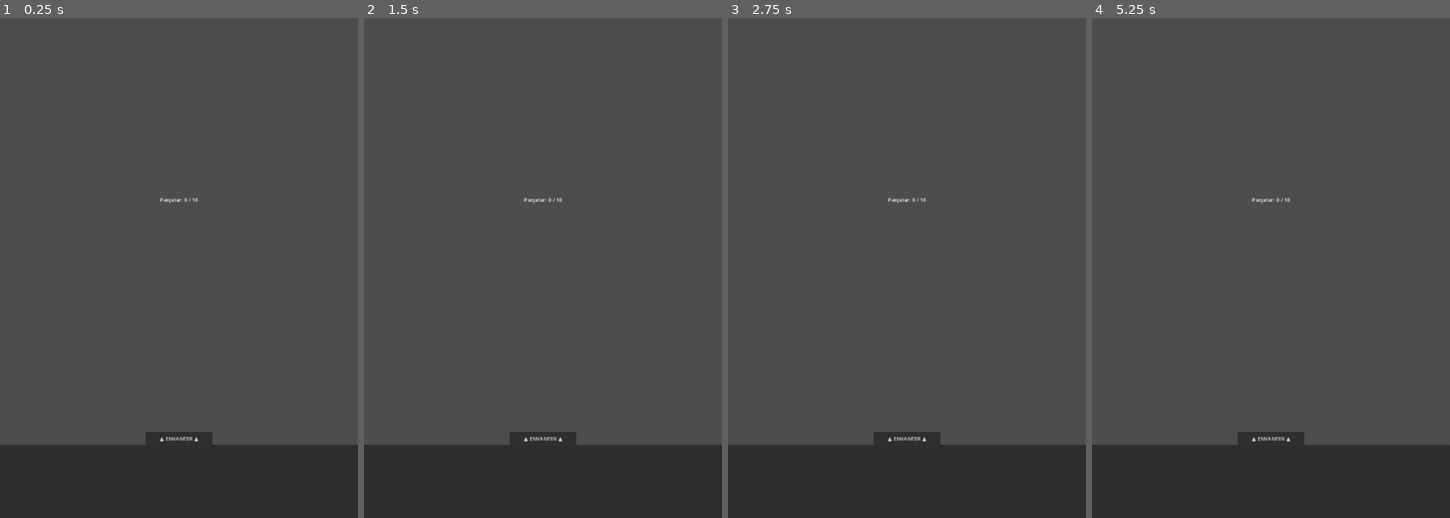
Above: before the commit, frames 1-4 (left to right).
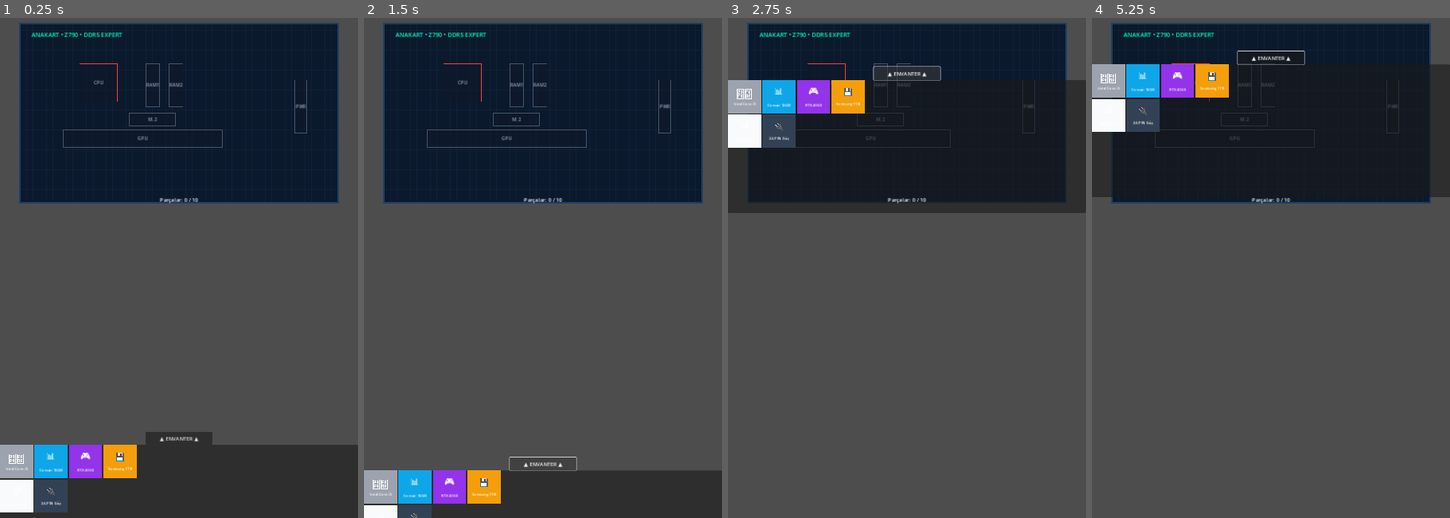
Above: after the commit, the same moments.

Repository: ahmetseliim/pc-build-sim
Game: Godot game, scene res://src/scenes/main/Main.tscn
Two runs of this game, one before a commit and one after it. Both use one fixed random seed, a clock stepped at 60 frames per second and the inputs below.
Inputs (mouse positions are in pixels of both pictures, inside the frame that each line leads up to):
- Up to frame 1 (0.25 s): no input
- Up to frame 2 (1.5 s): click "▲ ENVANTER ▲" at 0.5 s; click "▲ ENVANTER ▲" at 1.25 s
- Up to frame 3 (2.75 s): click "▲ ENVANTER ▲" at 2 s
- Up to frame 4 (5.25 s): tap Enter at 2.75, 4.25 s; move the mouse to (1349, 168) at 2.77 s; click (1349, 168) at 2.92 s; tap Space at 3.5, 5 s; drag from (1199, 233) to (1253, 328) at 3.52 s; move the mouse to (1306, 58) at 4.27 s; click (1306, 58) at 4.42 s; drag from (1253, 328) to (1163, 103) at 5.02 s

The runs differ from the first frame. In frame 1, 36% of the frame differs, in the area x 0-95%, y 0-99%; in frame 2, 40%; in frame 3, 52%, in the area x 0-100%, y 0-100%; in frame 4, 50%.

Commit message:
Görsel güncelleme: HTML CSS stili Godot'a taşındı, Drag & Drop hataları giderildi

Diff:
--- a/project.godot
+++ b/project.godot
@@ -3,8 +3,8 @@
 ; since the parameters that go here are not all obvious.
 ;
 ; Format:
-;   [section]
-;   key=value
+;   [section] ; section goes between []
+;   param=value ; assign values to parameters
 
 config_version=5
 
@@ -33,7 +33,6 @@
 [input_devices]
 
 pointing/emulate_touch_from_mouse=true
-pointing/emulate_mouse_from_touch=true
 
 [rendering]
 
--- a/src/autoload/InventoryManager.gd
+++ b/src/autoload/InventoryManager.gd
@@ -4,6 +4,49 @@
 # Kullanıcının sahip olduğu bilgisayar parçalarını yönetir.
 
 var available_parts: Array[Resource] = []
+
+func _ready() -> void:
+	var cpu = preload("res://src/resources/CPUData.gd").new()
+	cpu.part_name = "Intel Core i5"
+	cpu.part_type = "cpu"
+	cpu.bg_color = Color("#9ca3af")
+	cpu.icon_text = "⏹️"
+	add_part(cpu)
+
+	var ram = preload("res://src/resources/ComponentData.gd").new()
+	ram.part_name = "Corsair 16GB"
+	ram.part_type = "ram"
+	ram.bg_color = Color("#0ea5e9")
+	ram.icon_text = "📊"
+	add_part(ram)
+
+	var gpu = preload("res://src/resources/GPUData.gd").new()
+	gpu.part_name = "RTX 4060"
+	gpu.part_type = "gpu"
+	gpu.bg_color = Color("#9333ea")
+	gpu.icon_text = "🎮"
+	add_part(gpu)
+
+	var m2 = preload("res://src/resources/ComponentData.gd").new()
+	m2.part_name = "Samsung 1TB"
+	m2.part_type = "m2"
+	m2.bg_color = Color("#f59e0b")
+	m2.icon_text = "💾"
+	add_part(m2)
+
+	var cmos = preload("res://src/resources/ComponentData.gd").new()
+	cmos.part_name = "CR2032 Pil"
+	cmos.part_type = "cmos"
+	cmos.bg_color = Color("#f8fafc")
+	cmos.icon_text = "🪙"
+	add_part(cmos)
+
+	var power = preload("res://src/resources/ComponentData.gd").new()
+	power.part_name = "24-PIN Güç"
+	power.part_type = "power"
+	power.bg_color = Color("#334155")
+	power.icon_text = "🔌"
+	add_part(power)
 
 # Parça ekler
 func add_part(part: Resource) -> void:
--- a/src/resources/ComponentData.gd
+++ b/src/resources/ComponentData.gd
@@ -12,3 +12,5 @@
 @export var icon: Texture2D
 @export var description: String = ""
 @export var is_cable: bool = false
+@export var bg_color: Color = Color(0.2, 0.2, 0.2, 1.0)
+@export var icon_text: String = ""
--- a/src/scenes/inventory/InventoryDrawer.gd
+++ b/src/scenes/inventory/InventoryDrawer.gd
@@ -18,6 +18,7 @@
 	position.y = drawer_closed_y
 	drawer_handle.pressed.connect(_toggle_drawer)
 	EventBus.inventory_updated.connect(_refresh_items)
+	_refresh_items()
 
 func _toggle_drawer() -> void:
 	is_open = !is_open
@@ -34,8 +35,8 @@
 	for part: Resource in InventoryManager.available_parts:
 		var slot_scene: PackedScene = preload("res://src/scenes/inventory/InventorySlot.tscn")
 		var slot: Control = slot_scene.instantiate()
+		item_grid.add_child(slot)
 		slot.setup(part as ComponentData)
-		item_grid.add_child(slot)
 
 func open_drawer() -> void:
 	if not is_open:
--- a/src/scenes/inventory/InventorySlot.gd
+++ b/src/scenes/inventory/InventorySlot.gd
@@ -1,15 +1,21 @@
 class_name InventorySlot
-extends TextureRect
+extends ColorRect
 
 # Envanter slotu
 # Sürüklenebilir parça temsili.
 
 var item_data: ComponentData = null
 
+@onready var icon_label: Label = $VBox/IconLabel
+@onready var name_label: Label = $VBox/NameLabel
+
 func setup(data: ComponentData) -> void:
 	item_data = data
-	if data.texture:
-		texture = data.texture
+	color = data.bg_color
+
+	icon_label.text = data.icon_text
+	name_label.text = data.part_name
+
 	tooltip_text = data.part_name
 
 # Sürükleme başlatıldığında çağrılır
@@ -18,10 +24,27 @@
 		return null
 
 	# Sürükleme önizlemesi oluştur
-	var preview: TextureRect = TextureRect.new()
-	preview.texture = texture
-	preview.expand_mode = TextureRect.EXPAND_IGNORE_SIZE
+	var preview = ColorRect.new()
+	preview.color = item_data.bg_color
 	preview.custom_minimum_size = Vector2(80, 80)
+
+	var v_box = VBoxContainer.new()
+	v_box.set_anchors_preset(PRESET_FULL_RECT)
+	v_box.alignment = BoxContainer.ALIGNMENT_CENTER
+	preview.add_child(v_box)
+
+	var lbl_icon = Label.new()
+	lbl_icon.text = item_data.icon_text
+	lbl_icon.add_theme_font_size_override("font_size", 20)
+	lbl_icon.horizontal_alignment = HORIZONTAL_ALIGNMENT_CENTER
+	v_box.add_child(lbl_icon)
+
+	var lbl_name = Label.new()
+	lbl_name.text = item_data.part_name
+	lbl_name.add_theme_font_size_override("font_size", 10)
+	lbl_name.horizontal_alignment = HORIZONTAL_ALIGNMENT_CENTER
+	v_box.add_child(lbl_name)
+
 	preview.modulate = Color(1, 1, 1, 0.7)
 	set_drag_preview(preview)
 
--- a/src/scenes/inventory/InventorySlot.tscn
+++ b/src/scenes/inventory/InventorySlot.tscn
@@ -1,9 +1,33 @@
-[gd_scene load_steps=2 format=3]
+[gd_scene load_steps=2 format=3 uid="uid://d1m2x3n4p5q6"]
 
 [ext_resource type="Script" path="res://src/scenes/inventory/InventorySlot.gd" id="1_invslot"]
 
-[node name="InventorySlot" type="TextureRect"]
-custom_minimum_size = Vector2(120, 120)
+[node name="InventorySlot" type="ColorRect"]
+custom_minimum_size = Vector2(100, 100)
+offset_right = 100.0
+offset_bottom = 100.0
+color = Color(0.2, 0.2, 0.2, 1)
 script = ExtResource("1_invslot")
-expand_mode = 1
-stretch_mode = 5
+
+[node name="VBox" type="VBoxContainer" parent="."]
+layout_mode = 1
+anchors_preset = 15
+anchor_right = 1.0
+anchor_bottom = 1.0
+grow_horizontal = 2
+grow_vertical = 2
+mouse_filter = 2
+alignment = 1
+
+[node name="IconLabel" type="Label" parent="VBox"]
+layout_mode = 2
+theme_override_font_sizes/font_size = 28
+horizontal_alignment = 1
+vertical_alignment = 1
+
+[node name="NameLabel" type="Label" parent="VBox"]
+layout_mode = 2
+theme_override_font_sizes/font_size = 11
+horizontal_alignment = 1
+vertical_alignment = 1
+autowrap_mode = 2
--- a/src/scenes/main/Main.tscn
+++ b/src/scenes/main/Main.tscn
@@ -1,4 +1,4 @@
-[gd_scene load_steps=6 format=3]
+[gd_scene load_steps=6 format=3 uid="uid://dgjihn7ofd0kh"]
 
 [ext_resource type="Script" path="res://src/scenes/main/Main.gd" id="1_main"]
 [ext_resource type="PackedScene" path="res://src/scenes/workbench/Workbench.tscn" id="2_wb"]
--- a/src/scenes/ui/HUD.tscn
+++ b/src/scenes/ui/HUD.tscn
@@ -11,6 +11,7 @@
 anchor_bottom = 1.0
 grow_horizontal = 2
 grow_vertical = 2
+mouse_filter = 2
 theme_override_constants/margin_left = 20
 theme_override_constants/margin_top = 20
 theme_override_constants/margin_right = 20
@@ -18,6 +19,7 @@
 
 [node name="VBoxContainer" type="VBoxContainer" parent="MarginContainer"]
 layout_mode = 2
+mouse_filter = 2
 alignment = 1
 
 [node name="StatusLabel" type="Label" parent="MarginContainer/VBoxContainer"]
--- a/src/scenes/workbench/Motherboard.gd
+++ b/src/scenes/workbench/Motherboard.gd
@@ -3,18 +3,55 @@
 
 # Anakart yöneticisi
 # Slotları ve parça yerleştirme mantığını yönetir.
+# CSS benzeri çizim işlemlerini yapar.
 
-# Slot referansları - sahnede oluşturulacak
 var slots: Array[Node] = []
+var board_size: Vector2 = Vector2(960, 540)
+var corner_radius: float = 12.0
+var border_width: float = 4.0
 
 func _ready() -> void:
-	# Tüm alt slot düğümlerini topla
-	for child in get_children():
-		if child is Area2D:
-			slots.append(child)
+	# Tüm alt slot düğümlerini topla (Slots node'u içindekiler)
+	if has_node("Slots"):
+		for child in $Slots.get_children():
+			if child is MotherboardSlot:
+				slots.append(child)
 
 	# EventBus bağlantıları
 	EventBus.part_installed.connect(_on_part_installed)
 
 func _on_part_installed(slot_id: String, part_data: Resource) -> void:
 	print("%s slotuna parça yerleştirildi: %s" % [slot_id, part_data])
+
+func _draw() -> void:
+	var rect = Rect2(Vector2(-board_size.x/2, -board_size.y/2), board_size)
+
+	# 1. Arka plan rengi ve yuvarlak köşeler
+	var bg_color = Color("#0b192c")
+	draw_rect(rect, bg_color) # Yuvarlak köşe için StyleBox da kullanılabilirdi ama basit rect ile başlayalım
+	# Not: Tam yuvarlatılmış köşe için polygon çizilebilir.
+
+	# 2. Izgara çizgileri (Grid pattern)
+	var grid_color = Color(30.0/255.0, 62.0/255.0, 98.0/255.0, 0.2)
+	var step = 20.0
+
+	# Dikey çizgiler
+	var start_x = rect.position.x
+	while start_x <= rect.end.x:
+		draw_line(Vector2(start_x, rect.position.y), Vector2(start_x, rect.end.y), grid_color, 1.0)
+		start_x += step
+
+	# Yatay çizgiler
+	var start_y = rect.position.y
+	while start_y <= rect.end.y:
+		draw_line(Vector2(rect.position.x, start_y), Vector2(rect.end.x, start_y), grid_color, 1.0)
+		start_y += step
+
+	# 3. Kenarlık (Border)
+	var border_color = Color("#1e3e62")
+	draw_rect(rect, border_color, false, border_width)
+
+	# 4. Üst yazı (Motherboard Title)
+	var font = ThemeDB.fallback_font
+	var text_pos = Vector2(rect.position.x + 35, rect.position.y + 40)
+	draw_string(font, text_pos, "ANAKART • Z790 • DDR5 EXPERT", HORIZONTAL_ALIGNMENT_LEFT, -1, 18, Color("#00ffcc"))
--- a/src/scenes/workbench/Motherboard.tscn
+++ b/src/scenes/workbench/Motherboard.tscn
@@ -1,10 +1,65 @@
-[gd_scene load_steps=2 format=3]
+[gd_scene load_steps=4 format=3 uid="uid://c3m7x8n9p2q1"]
 
 [ext_resource type="Script" path="res://src/scenes/workbench/Motherboard.gd" id="1_mb"]
+[ext_resource type="Texture2D" path="res://assets/sprites/motherboard/board.png" id="2_tex"]
+[ext_resource type="PackedScene" path="res://src/scenes/workbench/MotherboardSlot.tscn" id="3_slot"]
 
 [node name="Motherboard" type="Node2D"]
+position = Vector2(540, 700)
 script = ExtResource("1_mb")
 
-[node name="PCB" type="Sprite2D" parent="."]
+[node name="Slots" type="Node2D" parent="."]
 
-[node name="Slots" type="Node2D" parent="."]
+[node name="CPU_Socket" parent="Slots" instance=ExtResource("3_slot")]
+offset_left = -300.0
+offset_top = -150.0
+offset_right = -185.0
+offset_bottom = -35.0
+slot_id = "cpu_socket"
+accepted_type = "cpu"
+slot_label = "CPU"
+
+[node name="RAM_1" parent="Slots" instance=ExtResource("3_slot")]
+offset_left = -100.0
+offset_top = -150.0
+offset_right = -58.0
+offset_bottom = -20.0
+slot_id = "ram_1"
+accepted_type = "ram"
+slot_label = "RAM1"
+
+[node name="RAM_2" parent="Slots" instance=ExtResource("3_slot")]
+offset_left = -30.0
+offset_top = -150.0
+offset_right = 12.0
+offset_bottom = -20.0
+slot_id = "ram_2"
+accepted_type = "ram"
+slot_label = "RAM2"
+
+[node name="GPU_Slot" parent="Slots" instance=ExtResource("3_slot")]
+offset_left = -350.0
+offset_top = 50.0
+offset_right = 130.0
+offset_bottom = 102.0
+slot_id = "gpu_1"
+accepted_type = "gpu"
+slot_label = "GPU"
+
+[node name="M2_Slot" parent="Slots" instance=ExtResource("3_slot")]
+offset_left = -150.0
+offset_top = 0.0
+offset_right = -10.0
+offset_bottom = 38.0
+slot_id = "m2_1"
+accepted_type = "m2"
+slot_label = "M.2"
+
+[node name="ATX_Power" parent="Slots" instance=ExtResource("3_slot")]
+offset_left = 350.0
+offset_top = -100.0
+offset_right = 386.0
+offset_bottom = 60.0
+slot_id = "power_24"
+accepted_type = "power"
+slot_label = "PWR"
--- a/src/scenes/workbench/MotherboardSlot.gd
+++ b/src/scenes/workbench/MotherboardSlot.gd
@@ -1,72 +1,111 @@
 class_name MotherboardSlot
-extends Area2D
+extends Control
 
-# Anakart üzerindeki tekrar kullanılabilir slot bileşeni
-# CPU, RAM, GPU, M.2 gibi farklı parça tipleri için kullanılır.
-
-@export var slot_id: String = "" ## Slot tanımlayıcısı (orn: "cpu_socket", "ram_1")
-@export var accepted_type: String = "" ## Kabul edilen parça tipi (orn: "cpu", "ram")
-@export var accepted_socket: String = "" ## Kabul edilen soket tipi (orn: "AM5", "LGA1700")
-@export var slot_label: String = "" ## Slot etiketi (görselde gözükecek)
-@export var requires_state: String = "" ## Bu slot için gereken GameManager cpu_state
+@export var slot_id: String = ""
+@export var accepted_type: String = ""
+@export var accepted_socket: String = ""
+@export var slot_label: String = ""
+@export var requires_state: String = ""
 
 var is_occupied: bool = false
 var installed_part: ComponentData = null
+var is_highlighted: bool = false
 
-# Slot doluyken görsel güncelleme sinyali
 signal slot_filled(slot: MotherboardSlot)
 signal slot_emptied(slot: MotherboardSlot)
 
 func _ready() -> void:
-	# Fare/touch algılama için giriş olaylarını etkinleştir
-	input_pickable = true
-	monitoring = true
-	monitorable = true
+	if slot_label != "":
+		$SlotLabel.text = slot_label
 
-# Parça yerleştirmeyi dener
+func _draw() -> void:
+	var rect = Rect2(Vector2.ZERO, size)
+
+	if is_occupied:
+		# Draw the installed part's background
+		draw_rect(rect, installed_part.bg_color)
+
+		# Draw border
+		var border_color = Color(1.0, 1.0, 1.0, 0.2)
+		draw_rect(rect, border_color, false, 2.0)
+
+		# Icon text is drawn by a Label node created dynamically or we just draw string
+		var font = ThemeDB.fallback_font
+		var text_size = font.get_string_size(installed_part.icon_text, HORIZONTAL_ALIGNMENT_CENTER, -1, 32)
+		var text_pos = (size - text_size) / 2.0 + Vector2(0, font.get_ascent(32))
+		draw_string(font, text_pos, installed_part.icon_text, HORIZONTAL_ALIGNMENT_CENTER, -1, 32)
+
+	else:
+		# Draw empty slot (dashed look simulation)
+		var bg_color = Color(15.0/255.0, 23.0/255.0, 42.0/255.0, 0.6)
+		if is_highlighted:
+			bg_color = Color(0.1, 0.4, 0.2, 0.8) # Green highlight
+
+		draw_rect(rect, bg_color)
+
+		# Draw solid border (dashed is complex in raw _draw, solid is fine for now)
+		var border_color = Color("#ef4444") if accepted_type == "cpu" else Color("#475569")
+		if is_highlighted:
+			border_color = Color("#4ade80")
+
+		draw_rect(rect, border_color, false, 2.0)
+
+func _can_drop_data(at_position: Vector2, data: Variant) -> bool:
+	if is_occupied:
+		return false
+
+	if typeof(data) == TYPE_DICTIONARY and data.has("type") and data["type"] == "component":
+		var part = data["data"] as ComponentData
+		if part.part_type == accepted_type:
+			highlight(true)
+			return true
+
+	highlight(false)
+	return false
+
+func _drop_data(at_position: Vector2, data: Variant) -> void:
+	highlight(false)
+	if typeof(data) == TYPE_DICTIONARY and data.has("data"):
+		var part = data["data"] as ComponentData
+		try_install(part)
+
+func _notification(what: int) -> void:
+	if what == NOTIFICATION_DRAG_END:
+		highlight(false)
+
 func try_install(part: ComponentData) -> bool:
 	if is_occupied:
-		print("Slot zaten dolu: %s" % slot_id)
 		return false
 
-	# Tip kontrolu
-	if part.part_type != accepted_type:
-		print("Yanlış parça tipi! Beklenen: %s, Gelen: %s" % [accepted_type, part.part_type])
+	if accepted_socket != "" and part.socket != accepted_socket:
 		return false
 
-	# Soket kontrolu (eğer tanımlıysa)
-	if accepted_socket != "" and part.socket != accepted_socket:
-		print("Uyumsuz soket! Beklenen: %s, Gelen: %s" % [accepted_socket, part.socket])
+	if requires_state != "" and GameManager.cpu_state != requires_state:
 		return false
 
-	# State kontrolu (CPU için mandal açık mı?)
-	if requires_state != "" and GameManager.cpu_state != requires_state:
-		print("Gerekli durum sağlanmadı: %s" % requires_state)
-		return false
-
-	# Yerleştir
 	installed_part = part
 	is_occupied = true
+	$SlotLabel.visible = false
+	queue_redraw()
+
 	slot_filled.emit(self)
 	EventBus.part_installed.emit(slot_id, part)
-	print("✅ %s parçası %s slotuna yerleştirildi." % [part.part_name, slot_id])
 	return true
 
-# Parçayı çıkar
 func remove_part() -> ComponentData:
 	if not is_occupied:
 		return null
 
-	var removed: ComponentData = installed_part
+	var removed = installed_part
 	installed_part = null
 	is_occupied = false
+	$SlotLabel.visible = true
+	queue_redraw()
+
 	slot_emptied.emit(self)
 	EventBus.part_removed.emit(slot_id)
 	return removed
 
-# Vurgulama (parça üzerinde sürüklenirken)
 func highlight(enable: bool) -> void:
-	if enable:
-		modulate = Color(0.5, 1.0, 0.5, 1.0) # Yeşil vurgu
-	else:
-		modulate = Color(1.0, 1.0, 1.0, 1.0) # Normal
+	is_highlighted = enable
+	queue_redraw()
--- a/src/scenes/workbench/MotherboardSlot.tscn
+++ b/src/scenes/workbench/MotherboardSlot.tscn
@@ -1,18 +1,23 @@
-[gd_scene load_steps=2 format=3]
+[gd_scene load_steps=2 format=3 uid="uid://b5m7x8n9p2q2"]
 
 [ext_resource type="Script" path="res://src/scenes/workbench/MotherboardSlot.gd" id="1_slot"]
 
-[node name="MotherboardSlot" type="Area2D"]
+[node name="MotherboardSlot" type="Control"]
+layout_mode = 3
+anchors_preset = 0
+offset_right = 115.0
+offset_bottom = 115.0
 script = ExtResource("1_slot")
 
-[node name="CollisionShape2D" type="CollisionShape2D" parent="."]
-
-[node name="SlotSprite" type="Sprite2D" parent="."]
-
 [node name="SlotLabel" type="Label" parent="."]
-offset_left = -30.0
-offset_top = -10.0
-offset_right = 30.0
-offset_bottom = 10.0
+layout_mode = 1
+anchors_preset = 15
+anchor_right = 1.0
+anchor_bottom = 1.0
+grow_horizontal = 2
+grow_vertical = 2
+theme_override_colors/font_color = Color(0.58, 0.64, 0.72, 1)
+theme_override_font_sizes/font_size = 14
+text = "CPU"
 horizontal_alignment = 1
 vertical_alignment = 1
